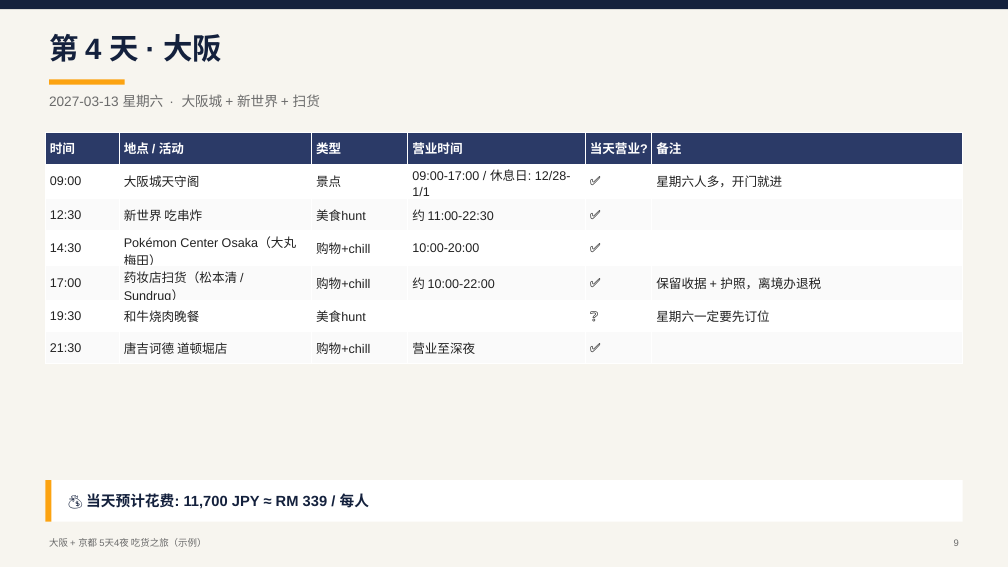
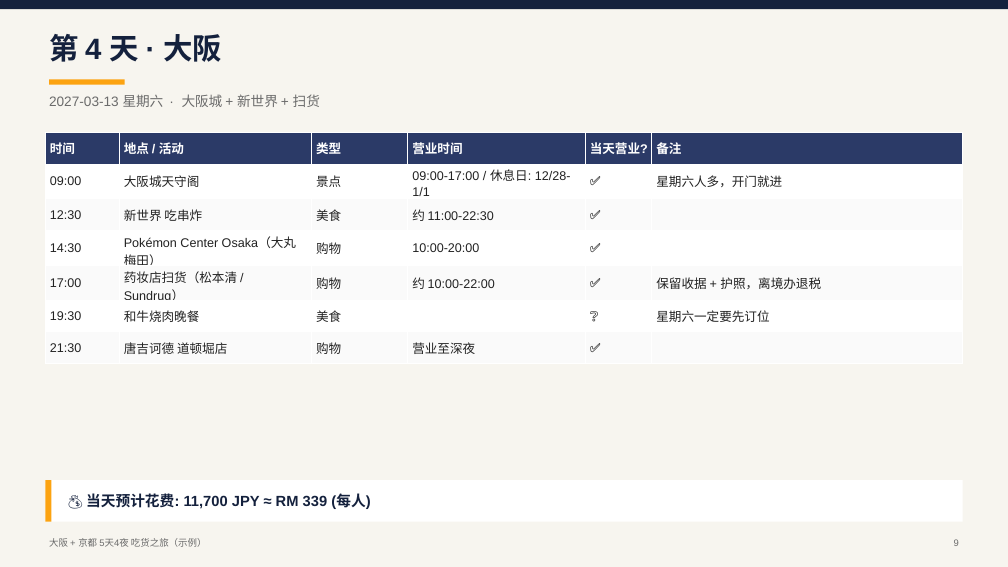
Before and after one commit to willietengg/malaysian-travel, a slide deck: slide 9 of examples/大阪京都5天4夜-示例.pptx. Drawn at 1008x567 pixels with LibreOffice and Linux fonts; fonts in the diff are those of the drawing. Boxes give left, top, right and bottom in pixels: in the first picture for what was removed or moved away, otherwise in the second. Text is boxed around its words. In the diff, an @@ line names an element or a change of style, - is before the commit and + after.

```diff
--- a/examples/大阪京都5天4夜-示例.pptx
+++ b/examples/大阪京都5天4夜-示例.pptx
@@ table at (x1=45, y1=132, x2=963, y2=358) @@
-row 3, column 3: 美食hunt
+row 3, column 3: 美食
-row 4, column 3: 购物+chill
+row 4, column 3: 购物
-row 5, column 3: 购物+chill
+row 5, column 3: 购物
-row 6, column 3: 美食hunt
+row 6, column 3: 美食
-row 7, column 3: 购物+chill
+row 7, column 3: 购物
@@ text at (x1=86, y1=493, x2=371, y2=509): text changed @@
-💰 当天预计花费: 11,700 JPY ≈ RM 339 / 每人
+💰 当天预计花费: 11,700 JPY ≈ RM 339 (每人)
```
Also in this commit, not shown: 10 other slides changed, 1 slide removed, 24 other files.
